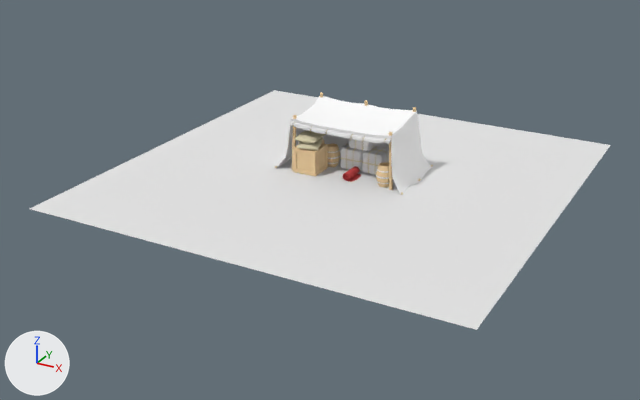
What one commit did to the Blender file egore/storage.blend.
One viewpoint serves both versions: a 50 mm lens placed at (20.9, -41.9, 15.6), pointed at (-0.5, -3.0, -3.9). Every picture has the same lights, and +X, +Y and +Z are marked at lower left.
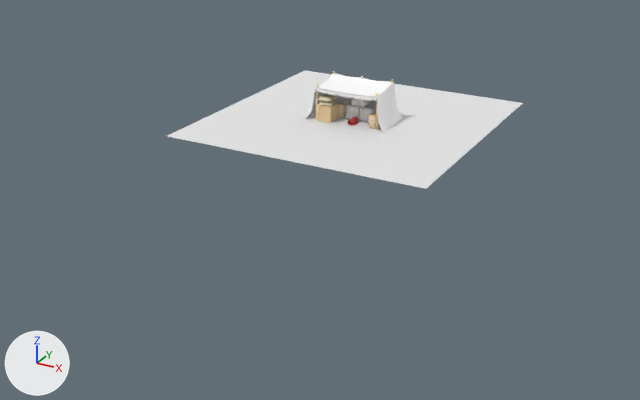
Where the newer file only moved an object's origin or applied its transform, the numbers keep the older frame.

Pixel boxes (x1, y1, x2, y2) of what changed, in the pictures (640 x 400 px):
'Plane.001', reshaped (39% narrower, 51% shorter)
    before: (30, 90, 611, 330)
    after: (167, 71, 523, 189)
'Plane.002', moved, rescaled (38% narrower, 40% shorter)
    before: (276, 96, 433, 195)
    after: (306, 73, 403, 132)
'Cube.002', moved, rescaled (36% narrower, 35% shorter)
    before: (293, 143, 328, 176)
    after: (316, 102, 338, 123)
'Plane.003', added
    after: (290, 108, 418, 138)
'Plane', moved, rescaled (38% narrower, 42% shorter)
    before: (290, 119, 391, 144)
    after: (315, 87, 377, 101)
'flour', moved
    before: (294, 130, 325, 143)
    after: (317, 94, 337, 102)
'barrel2', moved, rescaled (36% narrower, 37% shorter)
    before: (376, 162, 389, 188)
    after: (368, 113, 376, 129)
'box2', moved
    before: (349, 138, 378, 151)
    after: (352, 99, 370, 107)
'carpet', moved, rescaled
    before: (343, 166, 361, 182)
    after: (347, 117, 359, 125)
'Circle.006', moved, rescaled
    before: (389, 132, 393, 190)
    after: (376, 94, 378, 130)
'Circle.008', moved
    before: (292, 115, 297, 170)
    after: (315, 84, 319, 119)
'barrel2_ring', moved, rescaled (36% narrower, 38% shorter)
    before: (376, 169, 389, 184)
    after: (368, 117, 376, 126)
'box_string2', moved
    before: (355, 140, 374, 150)
    after: (352, 98, 364, 106)
'Circle', moved (not visible afterwards)
    before: (364, 100, 368, 106)
'Circle.001', moved (not visible afterwards)
    before: (413, 107, 416, 112)
'Circle.007', moved (not visible afterwards)
    before: (320, 92, 323, 98)

The change, as a list of edits to the scene's bpy script:
```text
Change me_plane_001:
    where me_plane_001.from_pydata(...)  # 4 vertices, 1 face; spans x -7.5..16.4, y -5.9..17.9, z 0.0
    used by ob_plane_001; location = (-4.5, -6.97, -2.98)
    me_plane_001 part 1
    me_plane_001.vertices[0].co: (16.4, 17.9, 0.0) -> (11.8, 14.3, 3.0)  # pixel (610, 145) -> pixel (523, 102)
    me_plane_001.vertices[1].co: (16.4, -5.9, 0.0) -> (11.8, -0.3, 3.0)  # pixel (476, 329) -> pixel (426, 188)
    me_plane_001.vertices[2].co: (-7.5, -5.9, 0.0) -> (-2.8, -0.3, 3.0)  # pixel (29, 208) -> pixel (165, 136)
    me_plane_001.vertices[3].co: (-7.5, 17.9, 0.0) -> (-2.8, 14.3, 3.0)  # pixel (274, 90) -> pixel (304, 70)
Add me_plane_003:
    me_plane_003.from_pydata([(3.0, 2.0, 0.0), (3.0, -2.0, 0.0), (-3.0, -2.0, 0.0), (-3.0, 2.0, 0.0)], [], [(0, 3, 2, 1)])
Change ob_cube_002:
    ob_cube_002.location: (-2.19, -1.06, -2.86) -> (-1.33, -0.67, 0.08)
    ob_cube_002.scale: (1.0, 1.0, 1.0) -> (0.613, 0.613, 0.613)
Change ob_flour:
    ob_flour.location: (-2.07, -1.54, -0.96) -> (-1.26, -0.96, 1.24)
Change ob_box2:
    ob_box2.location: (0.52, 0.2, -0.98) -> (0.32, 0.1, 1.23)
Change ob_carpet:
    ob_carpet.location: (0.57, -1.18, -2.75) -> (0.36, -0.74, 0.15)
    ob_carpet.scale: (0.311, 0.311, 0.311) -> (0.191, 0.191, 0.191)
Change ob_barrel2:
    ob_barrel2.location: (2.57, -1.38, -2.37) -> (1.58, -0.86, 0.38)
    ob_barrel2.scale: (0.458, 0.458, 0.458) -> (0.281, 0.281, 0.281)
Change ob_circle_008:
    ob_circle_008.location: (-2.89, -1.6, -1.45) -> (-1.76, -1.0, 0.94)
Change ob_circle_007:
    ob_circle_007.location: (-2.78, 1.64, -1.45) -> (-1.69, 0.99, 0.94)
Change ob_circle:
    ob_circle.location: (0.08, 1.56, -1.45) -> (0.06, 0.94, 0.94)
Change ob_circle_001:
    ob_circle_001.location: (3.04, 1.69, -1.45) -> (1.87, 1.02, 0.94)
Change ob_circle_006:
    ob_circle_006.location: (3.01, -1.56, -1.45) -> (1.85, -0.98, 0.94)
    ob_circle_006.scale: (1.0, 1.0, 1.0) -> (0.613, 0.613, 0.613)
Change ob_plane_002:
    ob_plane_002.location: (0.0, 0.0, 0.23) -> (0.01, -0.02, 1.97)
    ob_plane_002.scale: (1.0, 1.0, 1.0) -> (0.613, 0.613, 0.613)
Change ob_plane:
    ob_plane.location: (0.0, 0.0, 0.23) -> (0.01, -0.02, 1.97)
    ob_plane.scale: (1.0, 1.0, 1.0) -> (0.613, 0.613, 0.613)
Add ob_plane_003:
    ob_plane_003 = bpy.data.objects.new('Plane.003', me_plane_003)
    ob_plane_003.location = (0.0, 0.0, 0.0)
```
